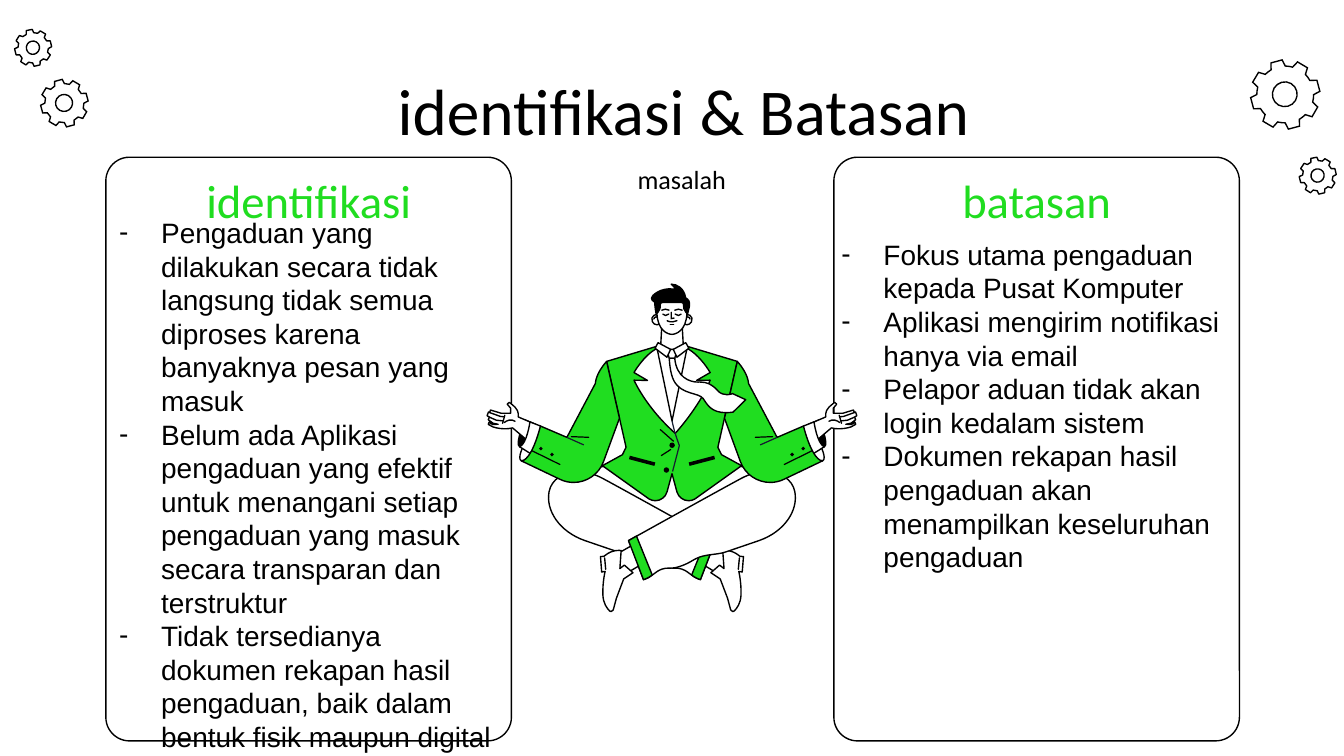
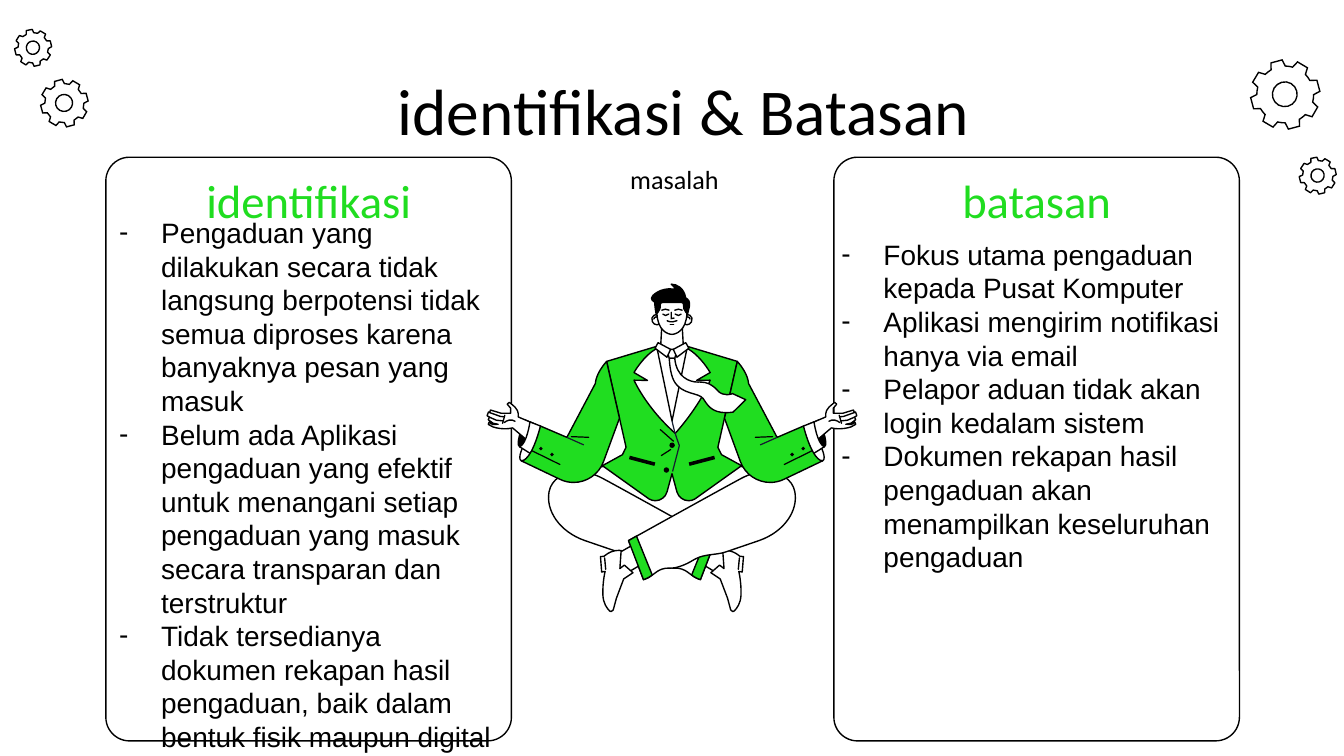
Before and after one commit to kokurate/Proposal, a slide deck: slide 4 of [] patch/proposal.pptx. Drawn at 1344x756 pixels with LibreOffice and Linux fonts; fonts in the diff are those of the drawing. Boxes give left, top, right and bottom in pixels: in the first picture for what was removed or moved away, otherwise in the second. Text is boxed around its words. In the diff, an @@ line names an element or a change of style, - is before the commit and + after.

```diff
--- a/[] patch/proposal.pptx
+++ b/[] patch/proposal.pptx
@@ text "masalah": place and size @@
-text "masalah" at <box>638,171,726,190</box>
+text "masalah" at <box>630,171,718,190</box>
@@ subtitle at <box>161,222,480,412</box>: text changed @@
-– Pengaduan yang dilakukan secara tidak langsung tidak semua diproses karena banyaknya pesan yang masuk
+– Pengaduan yang dilakukan secara tidak langsung berpotensi tidak semua diproses karena banyaknya pesan yang masuk
```
Also in this commit, not shown: 5 other slides changed, 6 other files.
